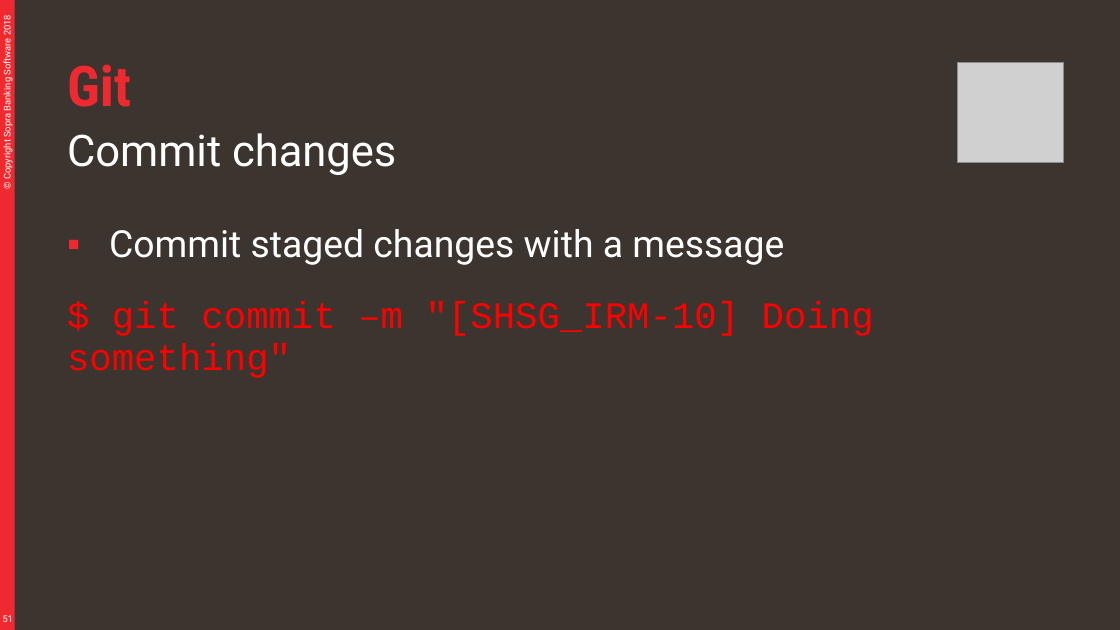
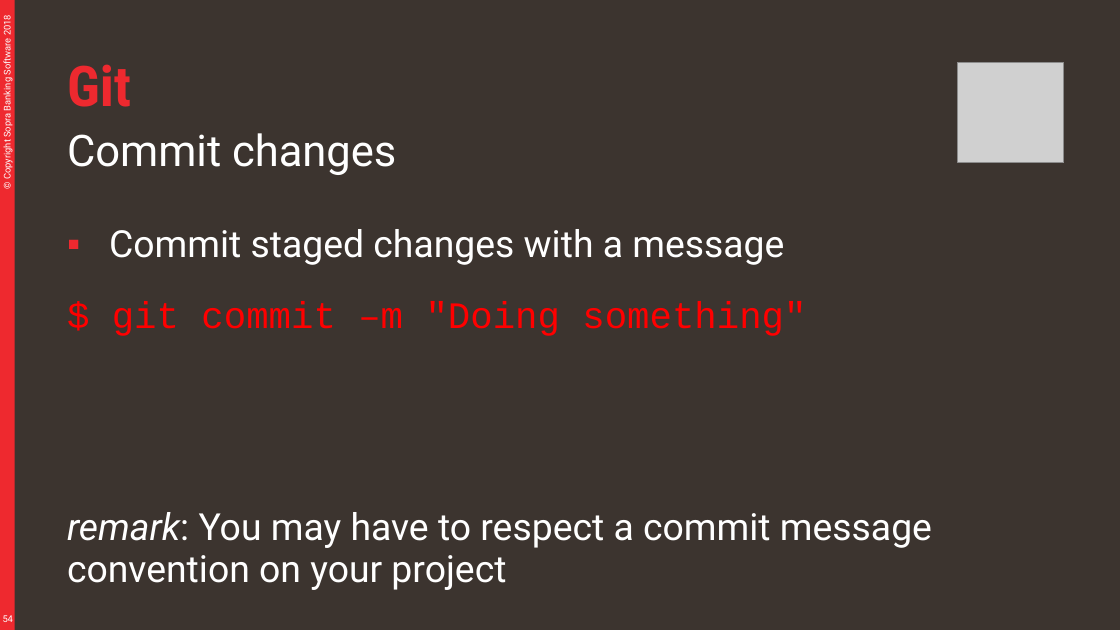
Before and after one commit to divesh979/murari, a slide deck: slide 54 of material/Git.pptx (slide 51 before the commit). Drawn at 1120x630 pixels with LibreOffice and Linux fonts; fonts in the diff are those of the drawing; grey boxes stand for pictures. Boxes give left, top, right and bottom in pixels: in the first picture for what was removed or moved away, otherwise in the second. Text is boxed around its words. In the diff, an @@ line names an element or a change of style, - is before the commit and + after.

```diff
--- a/material/Git.pptx
+++ b/material/Git.pptx
@@ text at [67,301,932,590]: text changed; font Courier New to Roboto; text colour #FF0000 to #FFFFFF @@
-$ git commit –m "[SHSG_IRM-10] Doing something"
+$ git commit –m "Doing something"
+remark: You may have to respect a commit message convention on your project
@@ page number at [3,615,13,622]: text changed @@
-51
+54
```
Also in this commit, not shown: 17 other slides changed, 3 slides added, 2 other files.
